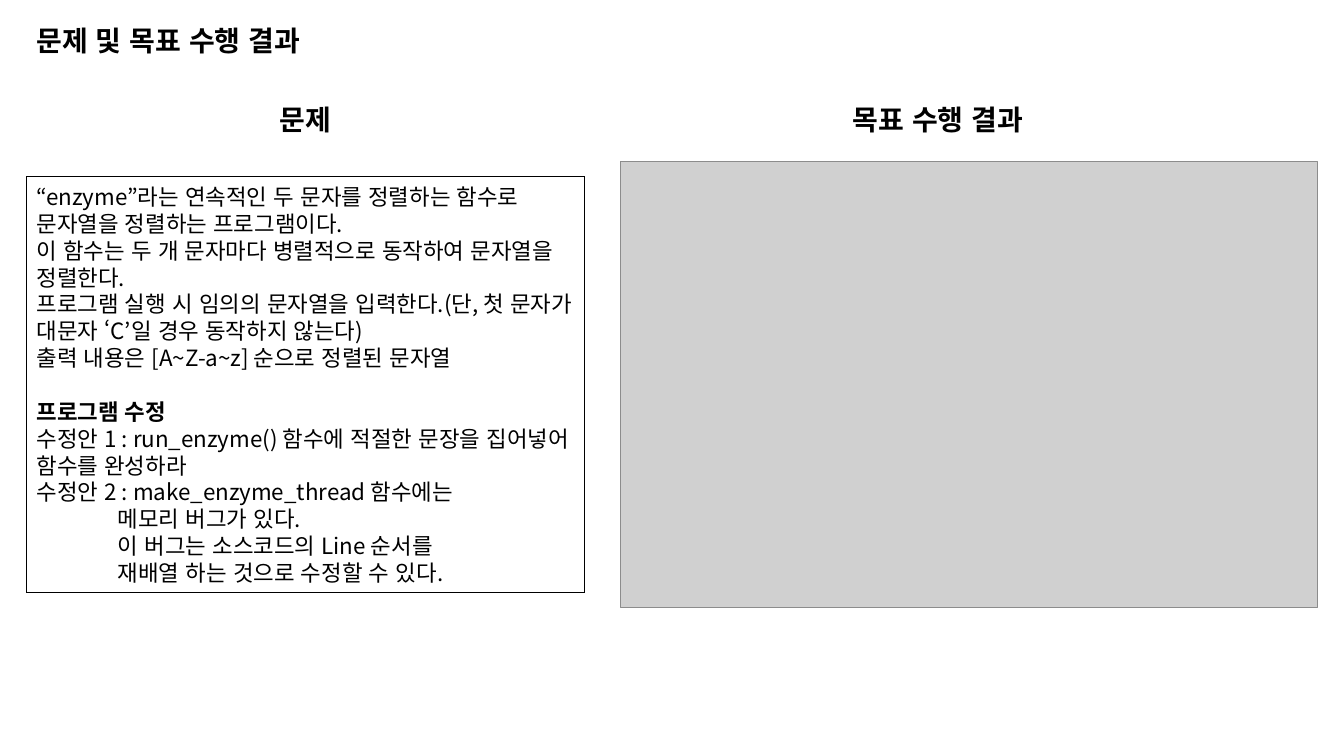
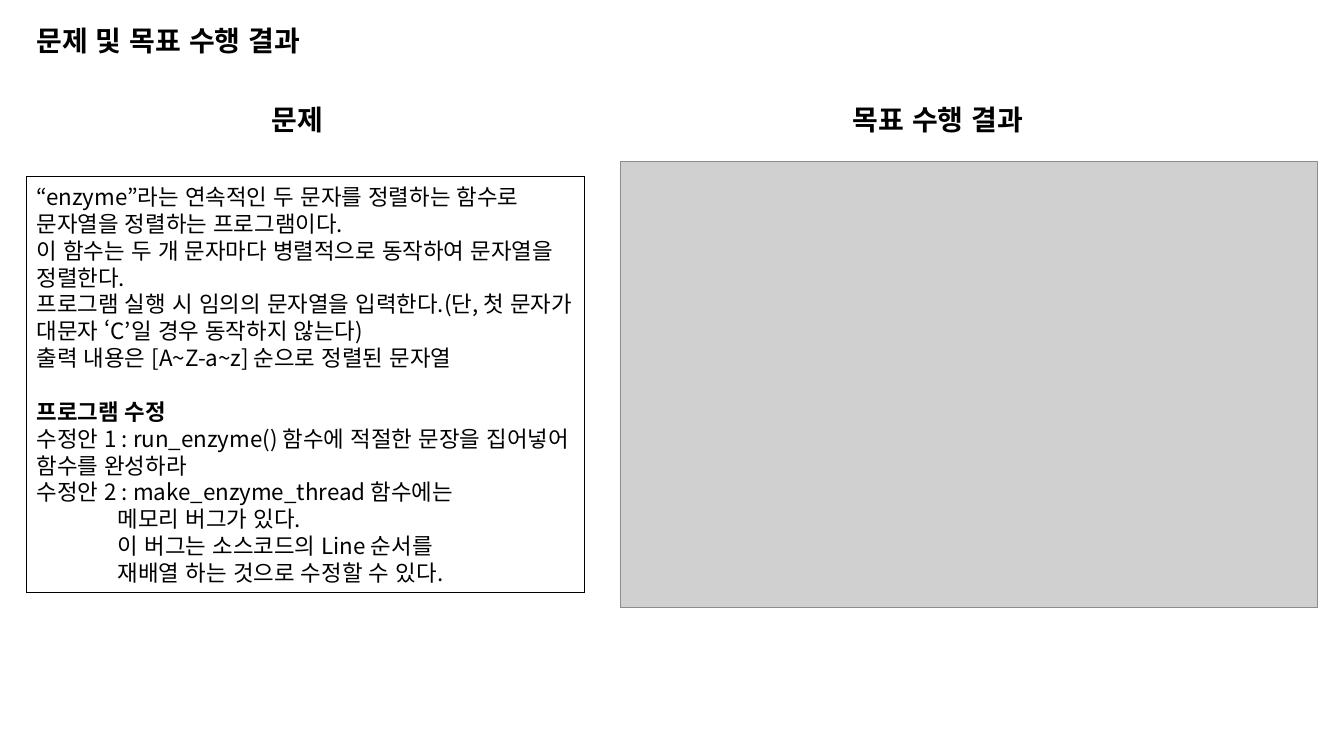
Before and after one commit to dudghks97/OS, a slide deck: slide 2 of 2016305078_최영환_os_report_02.pptx. Drawn at 1344x756 pixels with LibreOffice and Linux fonts; fonts in the diff are those of the drawing; grey boxes stand for pictures. Boxes give left, top, right and bottom in pixels: in the first picture for what was removed or moved away, otherwise in the second. Text is boxed around its words. In the diff, an @@ line names an element or a change of style, - is before the commit and + after.

```diff
--- a/2016305078_최영환_os_report_02.pptx
+++ b/2016305078_최영환_os_report_02.pptx
@@ text "문제": place and size @@
-text "문제" at [280, 106, 332, 133]
+text "문제" at [272, 106, 324, 133]
```
Also in this commit, not shown: 2 other slides changed, 8 slides added, 6 slides removed, 3 other files.
